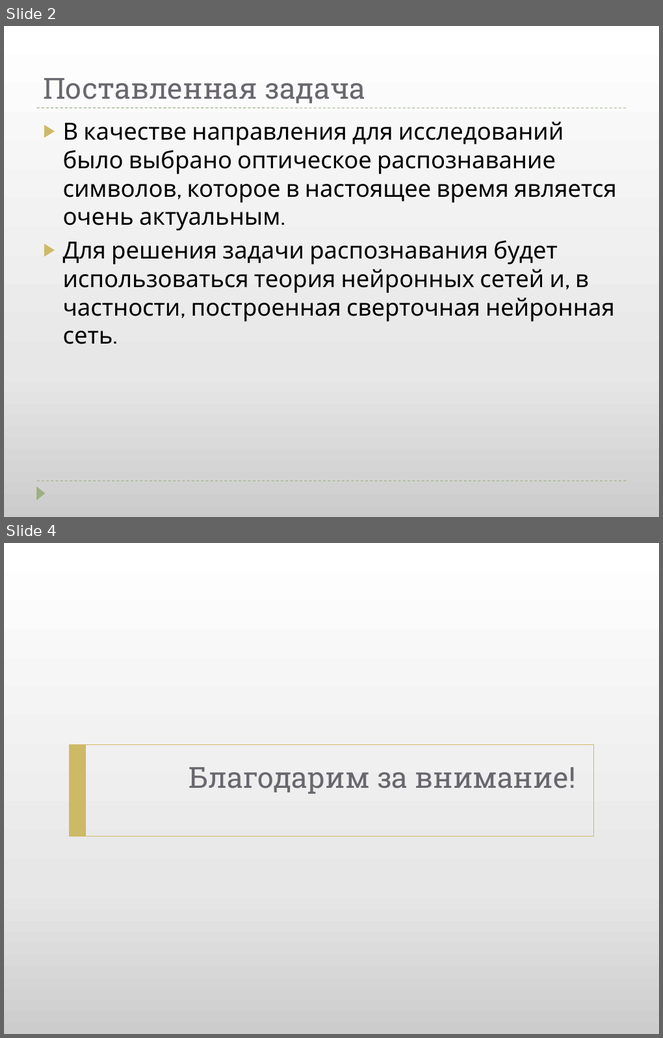
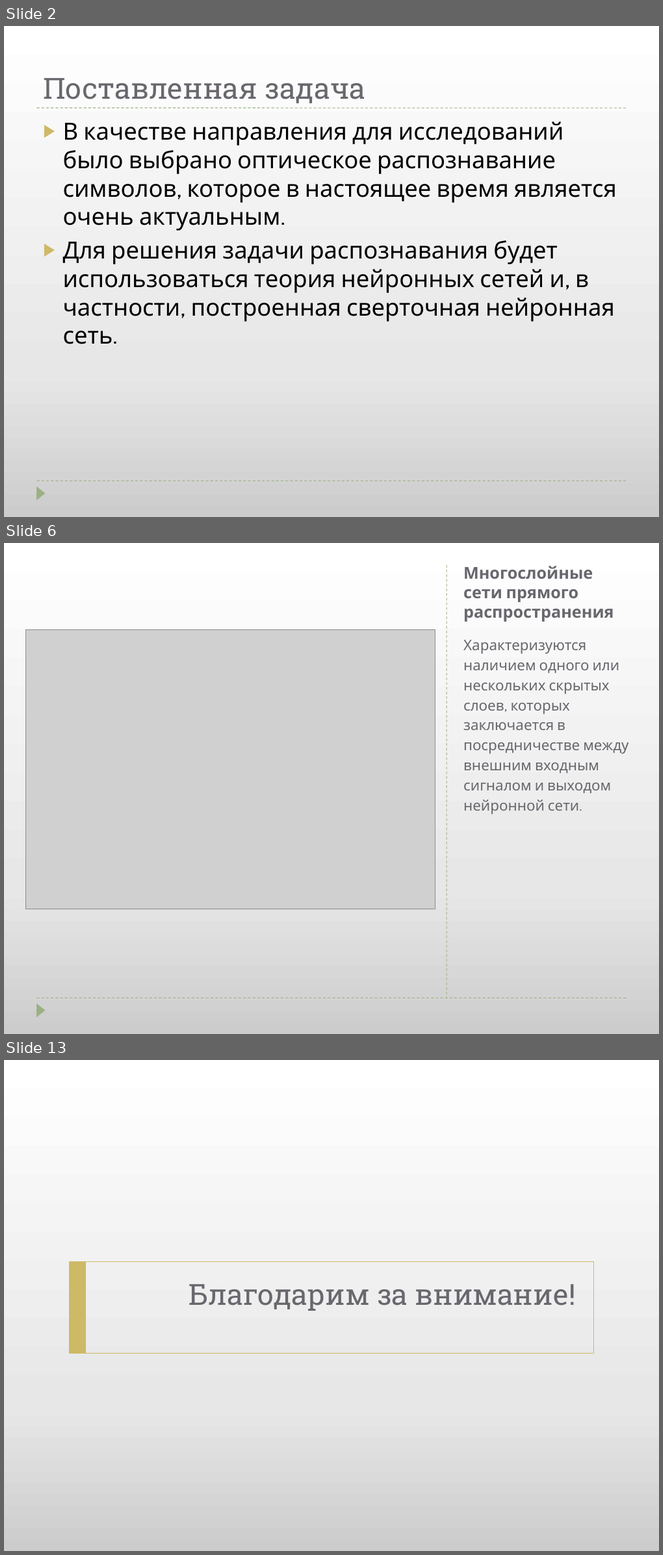
Before and after one commit to igor-kalashnikov/nebulous, a slide deck: Documentation/Project Presentation.pptx. Shown one above the other, each under a label of ours: slides 2 and 4 before the commit, slides 2, 6 and 13 after it; the slides between them are not shown. The pictures are 663x1038 and 663x1555 pixels, drawn with LibreOffice and Linux fonts; fonts in the diff are those of the drawing; grey boxes stand for pictures. Boxes give left, top, right and bottom in pixels: in the first picture for what was removed or moved away, otherwise in the second. Text is boxed around its words. In the diff, an @@ line names an element or a change of style, - is before the commit and + after.

```diff
--- a/Documentation/Project Presentation.pptx
+++ b/Documentation/Project Presentation.pptx
@@ slide 6 added at box(4, 543, 659, 1034), background gradient #CCCCCC to #E7E7E7 to #FFFFFF; not listed: 2 template elements that a slide beside it also shows @@
@@ line added from (447, 565) to (447, 998), #9CB084 0.75 pt dashed @@
@@ title added at box(464, 566, 614, 622), 18 pt, text #69676D, bold @@
+Многослойные сети прямого распространения
@@ picture added at box(25, 630, 435, 910) @@
@@ text added at box(464, 640, 629, 814), 16 pt, text #69676D @@
+Характеризуются наличием одного или нескольких скрытых слоев, которых заключается в посредничестве между внешним входным сигналом и выходом нейронной сети.
@@ what was slide 4 is now slide 13 @@
```
Also in this commit, not shown: 1 slide changed, 8 other slides added, 2 other files.
